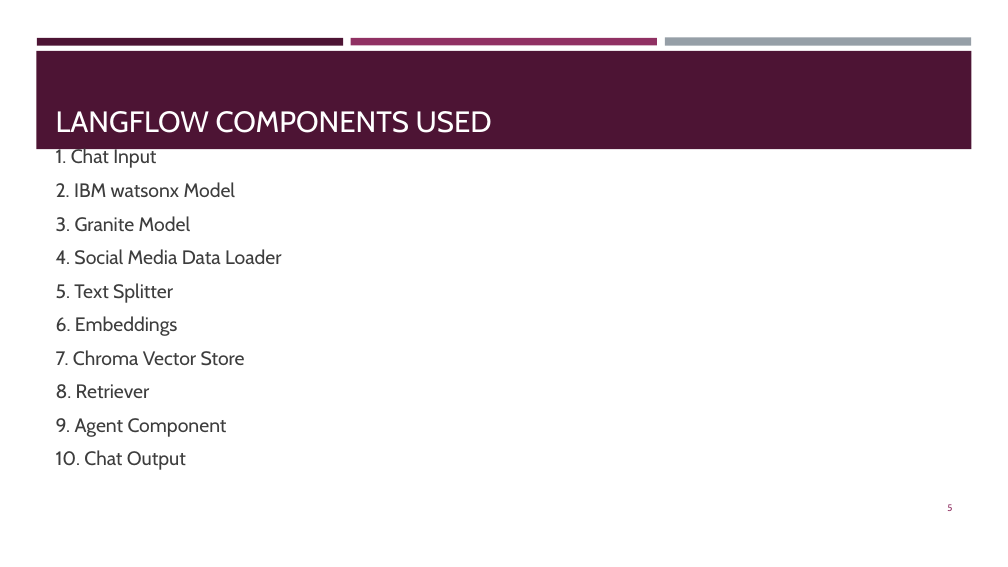
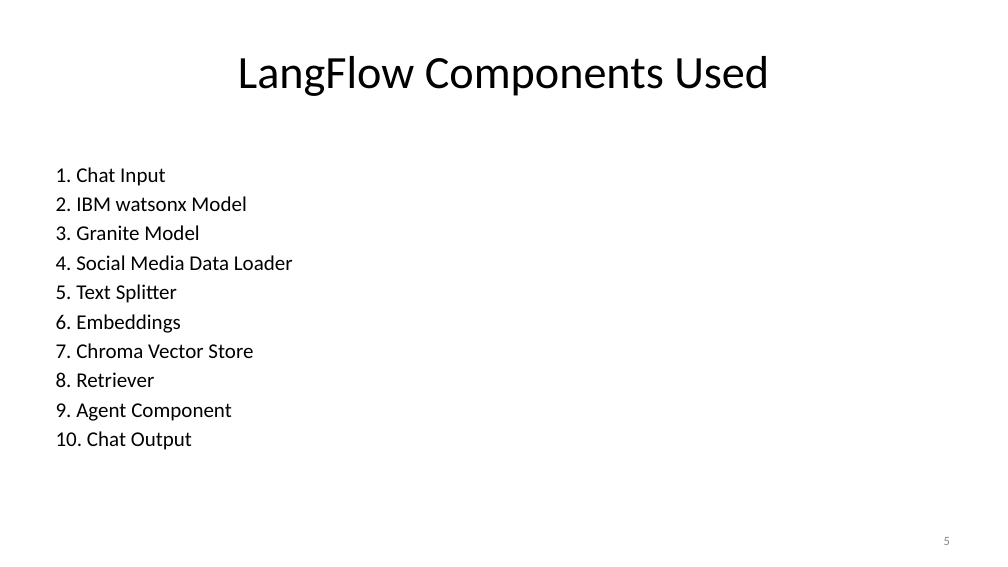
Before and after one commit to keyurbrahmbhatt-eng/social-media-agent-repo, a slide deck: slide 5 of KNB_Social_Media_Agent_Formatted_Presentation.pptx. Drawn at 1008x567 pixels with LibreOffice and Linux fonts; fonts in the diff are those of the drawing. Boxes give left, top, right and bottom in pixels: in the first picture for what was removed or moved away, otherwise in the second. Text is boxed around its words. In the diff, an @@ line names an element or a change of style, - is before the commit and + after.

```diff
--- a/KNB_Social_Media_Agent_Formatted_Presentation.pptx
+++ b/KNB_Social_Media_Agent_Formatted_Presentation.pptx
@@ title "LangFlow Components Used" at (238,56,769,96): vertical alignment bottom to middle @@
@@ rectangle removed at (36,51,972,149) @@
@@ rectangle removed at (37,38,343,45) @@
@@ title at (238,56,769,96): text changed; size 28 to 44 pt; font Cabin to Calibri; text colour #FFFFFF to #000000 @@
-LANGFLOW COMPONENTS USED
+LangFlow Components Used
@@ rectangle removed at (351,38,657,45) @@
@@ rectangle removed at (665,38,971,46) @@
@@ text "1. Chat Input" at (56,167,293,450): size 18.5 to 20 pt, font Cabin to Calibri, text colour #3D3D3D to #000000; less space between paragraphs; vertical alignment middle to top @@
@@ page number: place and size @@
-page number at (947,504,952,511)
+page number at (944,537,950,545)
@@ page number at (944,537,950,545): size 9 to 12 pt, font Cabin to Calibri, text colour #903163 to #8C8C8C @@
```
Also in this commit, not shown: 13 other slides changed.
